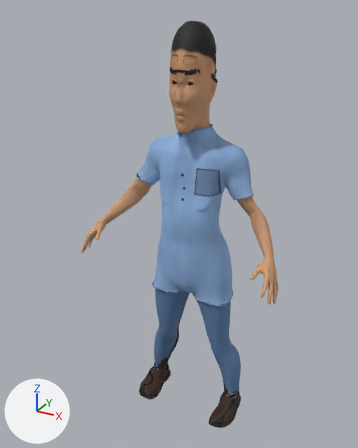
The glTF model studio/public/assets/characters/char.balita-laki/char.balita-laki.glb as it was, and as the next commit left it.
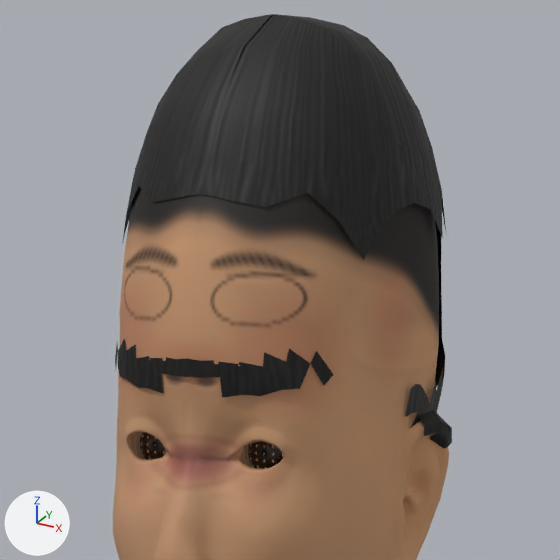
There are two pictures of each version: one whole from a camera (50 mm lens) standing at (0.478, -0.958, 0.968) and looking at (-0.026, -0.042, 0.51), one close up on the part from 43% to 65% of the width and 4% to 22% of the height. Every picture has the same lights, and +X, +Y and +Z are marked at lower left. The older version's two pictures come first. Vertices at exactly the same position are counted once.

Before the edit, the objects in view are built like this:
```python
me_char_balita_laki = bpy.data.meshes.new('char.balita-laki')
me_char_balita_laki.from_pydata(...)  # 21303 vertices, 40883 faces; spans x -0.241..0.241, y -0.156..0.059, z -0.004..0.943
me_char_balita_laki.materials.append(mat_skin)
me_char_balita_laki.materials.append(mat_cloth_shirt_short)
me_char_balita_laki.materials.append(mat_cloth_shirt_short_trim)
me_char_balita_laki.materials.append(mat_cloth_shirt_short_buttons)
me_char_balita_laki.materials.append(mat_cloth_pants)
me_char_balita_laki.materials.append(mat_cloth_pants_trim)
me_char_balita_laki.materials.append(mat_cloth_shoes01)
me_char_balita_laki.materials.append(mat_sclera_l)
me_char_balita_laki.materials.append(mat_iris_l)
me_char_balita_laki.materials.append(mat_sclera_r)
me_char_balita_laki.materials.append(mat_iris_r)
me_char_balita_laki.materials.append(mat_hair)
ob_char_balita_laki_mesh = bpy.data.objects.new('char.balita-laki-mesh', me_char_balita_laki)
ob_char_balita_laki_mesh.location = (0.0, 0.0, 0.0)
```
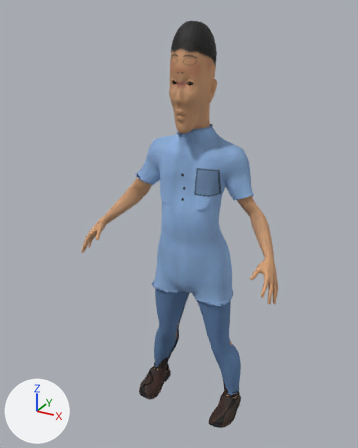
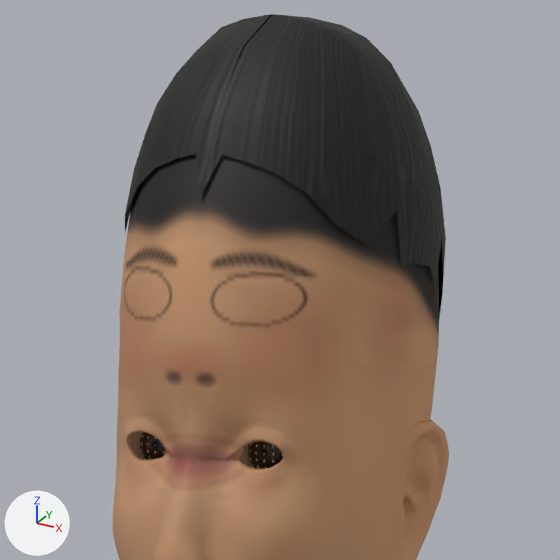
What differs and where, as boxes (x1, y1, x2, y2) in the close-ups (560 x 560 px):
'char.balita-laki-mesh', reshaped: before (113, 14, 452, 560); after (113, 14, 449, 560)
part 1 of me_char_balita_laki, deleted: before (115, 338, 333, 398)
part 2 of me_char_balita_laki, reshaped: before (122, 129, 452, 449); after (125, 130, 446, 318)

Patch to the scene script:
```diff
--- a/studio/public/assets/characters/char.balita-laki/char.balita-laki.glb.py
+++ b/studio/public/assets/characters/char.balita-laki/char.balita-laki.glb.py
@@ me_char_balita_laki @@
 # used by ob_char_balita_laki_mesh; location = (0.0, 0.0, 0.0)
-me_char_balita_laki.from_pydata(...)  # 21303 vertices, 40883 faces; spans x -0.241..0.241, y -0.156..0.059, z -0.004..0.943
+me_char_balita_laki.from_pydata(...)  # 21155 vertices, 40705 faces; spans x -0.241..0.241, y -0.156..0.059, z -0.004..0.943
+# me_char_balita_laki part 1: the loose piece of 46 vertices spanning x -0.035..0.035, y -0.087..-0.066, z 0.846..0.859 is deleted
+# me_char_balita_laki part 2
+# 145 vertices are removed from x -0.051..0.051, y -0.078..0.026, z 0.828..0.907
+# 204 faces are deleted
+# 6 vertices move from x -0.04..0.04, y -0.067..-0.047, z 0.89..0.899 to x -0.04..0.04, y -0.067..-0.048, z 0.89..0.899
+# 43 vertices are added at x -0.043..0.043, y -0.08..0.023, z 0.843..0.907
+# 74 new faces join them, mat_hair
 me_char_balita_laki.materials.append(mat_skin)
```
